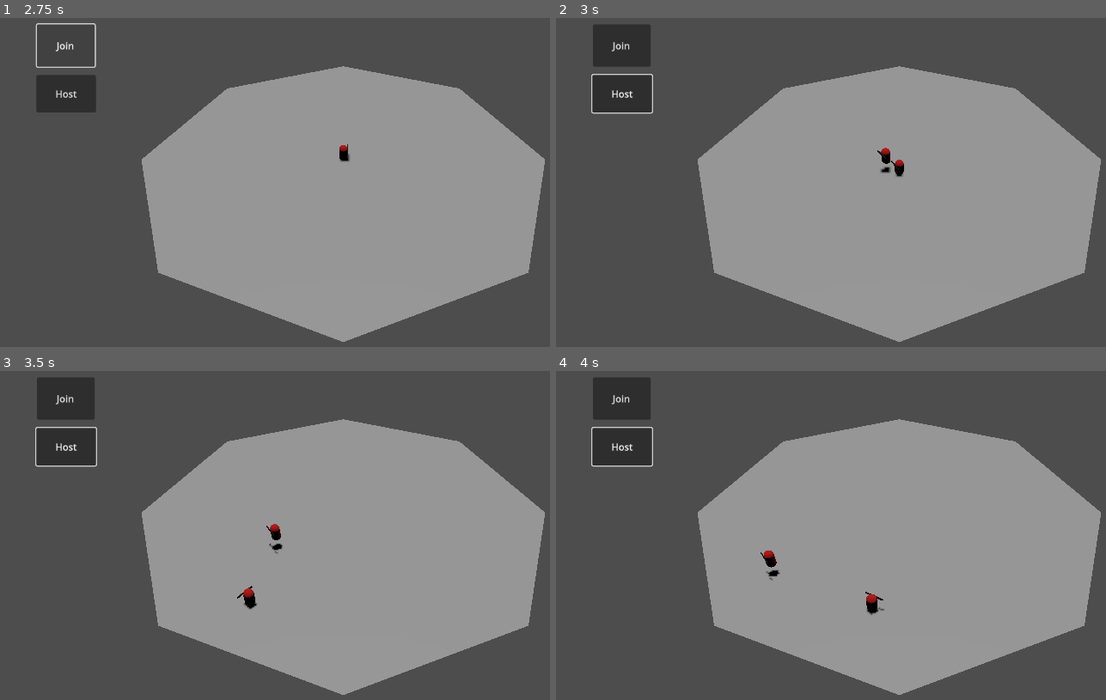
Above: before the commit, frames 1-4 (two rows, left to right).
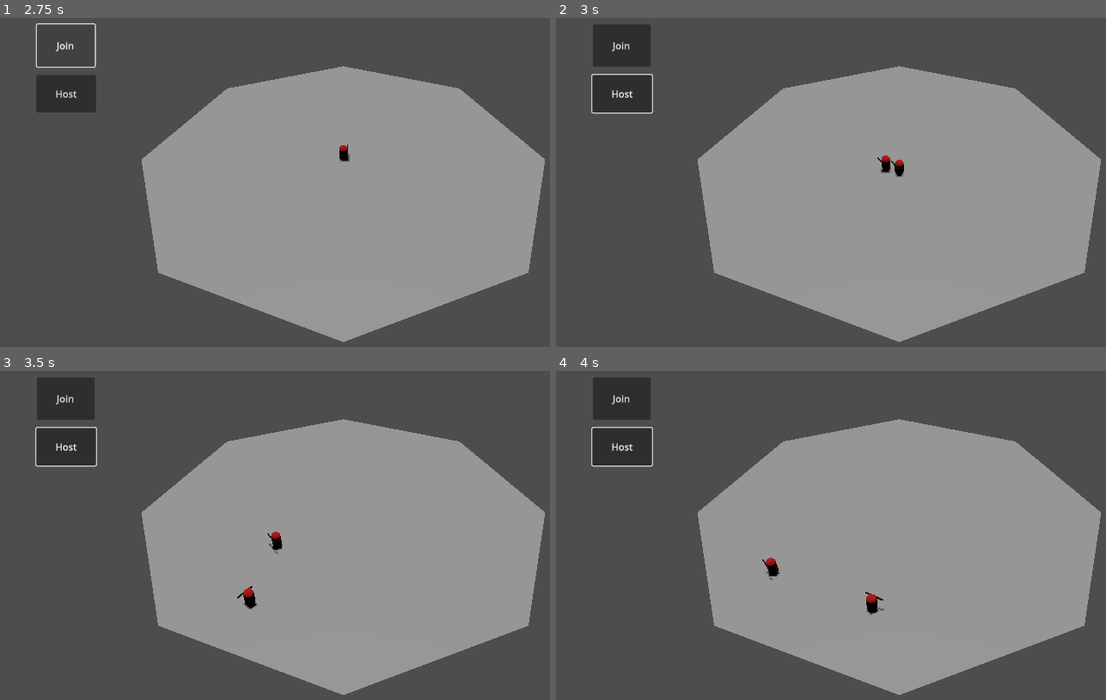
Above: after the commit, the same moments.

Repository: SABECK1/wk
Game: Godot game, scene res://src/Menu/MainMenu.tscn
The game is run twice, just before and just after one commit, with the same random seed, the same clock (stepped at 60 frames per second) and the same inputs.
Inputs (mouse positions are in pixels of both pictures, inside the frame that each line leads up to):
- Up to frame 1 (2.75 s): tap Enter at 0.5 s; move the mouse to (495, 185) at 0.52 s; hold D (ui_right) 0.53-1.25 s; tap Q (ability_q) at 0.6 s; click "Host" at 1.25 s; click "Join" at 2 s
- Up to frame 2 (3 s): move the mouse to (759, 225) at 2.77 s; hold S (ui_down) from 2.78 s (still down); tap E (ability_e) at 2.85 s
- Up to frame 3 (3.5 s): keep holding S (ui_down); tap Q (ability_q) at 3.05 s
- Up to frame 4 (4 s): move the mouse to (968, 476) at 3.52 s; release S (ui_down) at 3.53 s; hold D (ui_right) from 3.53 s (still down); tap Q (ability_q) at 3.6 s

Frame 1 is identical in both runs. In frame 2, 0.1% of the frame differs, in the area x 58-61%, y 39-47%; in frame 3, 0.1%; in frame 4, 0.1%, in the area x 37-41%, y 54-62%.

Commit message:
Fully Working Ghost Ability on Server

Diff:
--- a/src/Abilities/AbilityController.gd
+++ b/src/Abilities/AbilityController.gd
@@ -11,7 +11,7 @@
 	ability_trigger = use_key
 	can_use = true
 
-
+@rpc("call_local")
 func use_ability(user : Entity, direction : Dictionary):
 	# This method should be overridden by subclasses to define the actual ability effect.
 	pass
@@ -29,3 +29,6 @@
 
 func get_trigger():
 	return ability_trigger
+
+func get_ref(node_path):
+	return get_node(node_path)
--- a/src/Abilities/Blink/Blink.gd
+++ b/src/Abilities/Blink/Blink.gd
@@ -2,11 +2,13 @@
 
 
 const blink_range = 10
-func use_ability(user, mouse_coords):
+func use_ability(userRef, mouse_coords):
 	if not can_use_ability():
 		print("Blink on Cooldown")
 		return
 	print("Used Blink")
+
+	var user = get_node(userRef)
 	# When the cursor hovers directly over the player, the player should not move further than that using blink
 	var maximum_distance_vector = mouse_coords.position - user.position
 
--- a/src/Abilities/Ghost/Ghost.gd
+++ b/src/Abilities/Ghost/Ghost.gd
@@ -1,17 +1,18 @@
 class_name Ghost extends Ability
 var ghost = load("res://src/Abilities/Ghost/GhostDisplay.tscn")
 
-func use_ability(user, mouse_coords):
+
+func use_ability(userRef, mouse_coords):
 	if not can_use_ability():
 		print("Ghost on Cooldown")
 		return
 	print("Used Ghost")
 	var g = ghost.instantiate()
 
+	var user = get_node(userRef)
 	# Ghost should spawn at User location
 	g.position = user.position
 	g.configure(user, mouse_coords.position - user.position)
 
-	# Adds Ghost as separate node in the tree, to unlink both Bodies
-	get_node("/root").add_child(g)
+	get_node("/root/Game/Levels/Players").add_child(g)
 	set_on_cooldown()
--- a/src/Abilities/Ghost/Ghost.tscn
+++ b/src/Abilities/Ghost/Ghost.tscn
@@ -1,6 +1,14 @@
-[gd_scene load_steps=2 format=3 uid="uid://cknhrlurixbs3"]
+[gd_scene load_steps=3 format=3 uid="uid://cknhrlurixbs3"]
 
 [ext_resource type="Script" path="res://src/Abilities/Ghost/Ghost.gd" id="1_q5m7w"]
 
+[sub_resource type="SceneReplicationConfig" id="SceneReplicationConfig_udrrm"]
+properties/0/path = NodePath(".:position")
+properties/0/spawn = true
+properties/0/replication_mode = 1
+
 [node name="Ghost" type="Node3D"]
 script = ExtResource("1_q5m7w")
+
+[node name="MultiplayerSynchronizer" type="MultiplayerSynchronizer" parent="."]
+replication_config = SubResource("SceneReplicationConfig_udrrm")
--- a/src/Abilities/Ghost/GhostDisplay.gd
+++ b/src/Abilities/Ghost/GhostDisplay.gd
@@ -6,9 +6,9 @@
 var ghost_max_distance = 1150
 var ghost_current_distance = Vector3.ZERO
 
-func configure(parent = null, direction = null):
+func configure(parent: Entity = null, direction: Vector3 = Vector3.ZERO):
+	ghost_direction = direction
 	ghost_parent = parent
-	ghost_direction = direction
 
 
 # Called every frame. 'delta' is the elapsed time since the previous frame.
--- a/src/Abilities/Ghost/GhostDisplay.tscn
+++ b/src/Abilities/Ghost/GhostDisplay.tscn
@@ -2,31 +2,28 @@
 
 [ext_resource type="Script" path="res://src/Abilities/Ghost/GhostDisplay.gd" id="1_2ylfu"]
 
-[sub_resource type="CapsuleMesh" id="CapsuleMesh_cme2u"]
+[sub_resource type="CapsuleMesh" id="CapsuleMesh_iupbm"]
 
-[sub_resource type="StandardMaterial3D" id="StandardMaterial3D_ogeun"]
+[sub_resource type="StandardMaterial3D" id="StandardMaterial3D_eh1br"]
 albedo_color = Color(0.686275, 0.027451, 0, 1)
 
-[sub_resource type="CylinderMesh" id="CylinderMesh_ystib"]
+[sub_resource type="CylinderMesh" id="CylinderMesh_gacmo"]
 
-[sub_resource type="StandardMaterial3D" id="StandardMaterial3D_bdo0h"]
+[sub_resource type="StandardMaterial3D" id="StandardMaterial3D_0g4wi"]
 albedo_color = Color(0, 0, 0, 1)
 
-[node name="Player" type="CharacterBody3D"]
+[node name="Ghost1" type="CharacterBody3D"]
+transform = Transform3D(-1, 0, -8.74228e-08, 0, 1, 0, 8.74228e-08, 0, -1, 0, 1.02719, 0)
 script = ExtResource("1_2ylfu")
 
 [node name="Body" type="MeshInstance3D" parent="."]
-transform = Transform3D(-2.18557e-07, 0, 1, 0, 1, 0, -1, 0, -2.18557e-07, 0, 1.02719, 0)
-mesh = SubResource("CapsuleMesh_cme2u")
-skeleton = NodePath("")
-surface_material_override/0 = SubResource("StandardMaterial3D_ogeun")
+transform = Transform3D(1.31134e-07, 0, -1, 0, 1, 0, 1, 0, 1.31134e-07, 0, 0, 0)
+mesh = SubResource("CapsuleMesh_iupbm")
+surface_material_override/0 = SubResource("StandardMaterial3D_eh1br")
+metadata/_edit_group_ = true
 
 [node name="Staff" type="MeshInstance3D" parent="Body"]
 transform = Transform3D(0.00589102, 0.918531, -0.00152891, 3.1016e-12, -0.00589261, -0.239053, -0.10657, 0.050775, -8.45157e-05, 0.00171314, 0.425319, -0.501455)
-mesh = SubResource("CylinderMesh_ystib")
-skeleton = NodePath("")
-surface_material_override/0 = SubResource("StandardMaterial3D_bdo0h")
-
-[node name="MainCam" type="Camera3D" parent="."]
-transform = Transform3D(-1, 7.57104e-08, -4.37114e-08, 2.26267e-08, 0.707107, 0.707107, 8.44439e-08, 0.707107, -0.707107, -2.72848e-12, 34, -43)
-fov = 46.1
+mesh = SubResource("CylinderMesh_gacmo")
+skeleton = NodePath("../..")
+surface_material_override/0 = SubResource("StandardMaterial3D_0g4wi")
--- a/src/Menu/MainMenu.gd
+++ b/src/Menu/MainMenu.gd
@@ -4,7 +4,7 @@
 const SERVER_IP = "127.0.0.1"
 var peer = ENetMultiplayerPeer.new()
 @export var main_scene: PackedScene
-
+@onready var _player_spawn_node = get_node("/root/Game/Levels/Players")
 
 func _on_host_pressed():
 	peer.create_server(SERVER_PORT)
@@ -17,11 +17,14 @@
 	print("Player %s joined the game!" % id)
 	var player = main_scene.instantiate()
 	player.name = str(id)
-	var lvls = get_node("/root/Game/Levels")
-	lvls.add_child(player)
+	_player_spawn_node.add_child(player)
+	#call_deferred("add_child", player)
 
 func _del_player(id: int):
 	print("Player %s left the game!" % id)
+	if not _player_spawn_node.get_node(str(id)):
+		return
+	_player_spawn_node.get_node(str(id)).queue_free()
 
 func _on_join_pressed():
 	peer.create_client(SERVER_IP, SERVER_PORT)
--- a/src/Menu/MainMenu.tscn
+++ b/src/Menu/MainMenu.tscn
@@ -1,7 +1,7 @@
 [gd_scene load_steps=3 format=3 uid="uid://blxonpuumhciy"]
 
 [ext_resource type="Script" path="res://src/Menu/MainMenu.gd" id="1_4epyi"]
-[ext_resource type="PackedScene" uid="uid://bahg8piforqi1" path="res://src/level.tscn" id="2_luxqi"]
+[ext_resource type="PackedScene" uid="uid://bahg8piforqi1" path="res://src/Scenes/PlayerScenes/PlayerScene.tscn" id="2_luxqi"]
 
 [node name="Game" type="Node3D"]
 
@@ -36,9 +36,9 @@
 offset_bottom = 166.0
 text = "Host"
 
-[node name="MultiplayerSpawner" type="MultiplayerSpawner" parent="MainMenu"]
-_spawnable_scenes = PackedStringArray("res://src/level.tscn")
-spawn_path = NodePath("../../Levels")
+[node name="PlayerSpawner" type="MultiplayerSpawner" parent="MainMenu"]
+_spawnable_scenes = PackedStringArray("res://src/Scenes/PlayerScenes/PlayerScene.tscn", "res://src/Abilities/Ghost/Ghost.tscn", "res://src/Abilities/Ghost/GhostDisplay.tscn")
+spawn_path = NodePath("../../Levels/Players")
 
 [node name="Levels" type="Node3D" parent="."]
 
@@ -51,7 +51,9 @@
 transform = Transform3D(1, 0, 0, 0, 1.31134e-07, 1, 0, -1, 1.31134e-07, 0, 25, 0)
 shadow_enabled = true
 
-[node name="MainCam" type="Camera3D" parent="Levels"]
+[node name="Players" type="Node3D" parent="Levels"]
+
+[node name="MainCam" type="Camera3D" parent="."]
 transform = Transform3D(-1, -8.74228e-08, 0, -6.35192e-08, 0.726575, 0.687087, -6.00671e-08, 0.687087, -0.726575, 0, 32.973, -43)
 fov = 46.1
 
--- a/src/Player/Entity.gd
+++ b/src/Player/Entity.gd
@@ -1,5 +1,8 @@
 extends CharacterBody3D
 class_name Entity
+
+func _enter_tree():
+	set_multiplayer_authority(name.to_int())
 
 func load_ability(name : String, use_key : String, cooldown_value : float):
 	var scene = load("res://src/Abilities/" + name + "/" + name + ".tscn")
--- a/src/Player/player.gd
+++ b/src/Player/player.gd
@@ -2,14 +2,16 @@
 const RAY_LENGTH = 2000
 var ray_origin = Vector3()
 var ray_target = Vector3()
-@onready var cam = get_node("/root/Game/Levels/MainCam")
+@onready var cam = get_node("/root/Game/MainCam")
+#@onready var cam = get_node("/root/Game/Levels/MainCam")
+#@onready var cam = $MainCam
+
+
 
 var blink = load_ability("Blink", "ability_q", 10.0)
 var ghost = load_ability("Ghost", "ability_e", 2.0)
-#var blinkClass = blink.new("ability_q", 10)
 
 var abilities = [blink, ghost]
-
 
 func _unhandled_input(event):
 	if event is InputEventKey:
@@ -19,7 +21,7 @@
 					if ability.get_trigger() == action:
 						if not is_multiplayer_authority():
 							return
-						ability.use_ability(self, get_cursor())
+						ability.use_ability.rpc(self.get_path(), get_cursor())
 
 func get_cursor():
 	#	Get Mousepos as Target Ray
--- a/src/level.tscn
+++ b/src/Scenes/PlayerScenes/PlayerScene.tscn
@@ -1,6 +1,5 @@
-[gd_scene load_steps=8 format=3 uid="uid://bahg8piforqi1"]
+[gd_scene load_steps=7 format=3 uid="uid://bahg8piforqi1"]
 
-[ext_resource type="Script" path="res://src/level.gd" id="1_ioewp"]
 [ext_resource type="Script" path="res://src/Player/Player.gd" id="1_nqus4"]
 
 [sub_resource type="CapsuleMesh" id="CapsuleMesh_iupbm"]
@@ -13,32 +12,32 @@
 [sub_resource type="StandardMaterial3D" id="StandardMaterial3D_0g4wi"]
 albedo_color = Color(0, 0, 0, 1)
 
-[sub_resource type="SceneReplicationConfig" id="SceneReplicationConfig_rfjox"]
-properties/0/path = NodePath("Player:position")
+[sub_resource type="SceneReplicationConfig" id="SceneReplicationConfig_k7tsm"]
+properties/0/path = NodePath(".:position")
 properties/0/spawn = true
 properties/0/replication_mode = 1
-properties/1/path = NodePath("Player:rotation")
+properties/1/path = NodePath("Body:rotation")
 properties/1/spawn = true
 properties/1/replication_mode = 1
+properties/2/path = NodePath(".:visible")
+properties/2/spawn = true
+properties/2/replication_mode = 1
 
-[node name="Level" type="Node3D"]
-script = ExtResource("1_ioewp")
-
-[node name="Player" type="CharacterBody3D" parent="."]
+[node name="Player" type="CharacterBody3D"]
 transform = Transform3D(-1, 0, -8.74228e-08, 0, 1, 0, 8.74228e-08, 0, -1, 0, 1.02719, 0)
 script = ExtResource("1_nqus4")
 metadata/_edit_group_ = true
 
-[node name="Body" type="MeshInstance3D" parent="Player"]
+[node name="Body" type="MeshInstance3D" parent="."]
 transform = Transform3D(1.31134e-07, 0, -1, 0, 1, 0, 1, 0, 1.31134e-07, 0, 0, 0)
 mesh = SubResource("CapsuleMesh_iupbm")
 surface_material_override/0 = SubResource("StandardMaterial3D_eh1br")
 
-[node name="Staff" type="MeshInstance3D" parent="Player/Body"]
+[node name="Staff" type="MeshInstance3D" parent="Body"]
 transform = Transform3D(0.00589102, 0.918531, -0.00152891, 3.1016e-12, -0.00589261, -0.239053, -0.10657, 0.050775, -8.45157e-05, 0.00171314, 0.425319, -0.501455)
 mesh = SubResource("CylinderMesh_gacmo")
 skeleton = NodePath("../..")
 surface_material_override/0 = SubResource("StandardMaterial3D_0g4wi")
 
 [node name="MultiplayerSynchronizer" type="MultiplayerSynchronizer" parent="."]
-replication_config = SubResource("SceneReplicationConfig_rfjox")
+replication_config = SubResource("SceneReplicationConfig_k7tsm")
--- a/src/level.gd
+++ /dev/null
@@ -1,4 +0,0 @@
-extends Node3D
-
-func _enter_tree():
-	set_multiplayer_authority(name.to_int())
